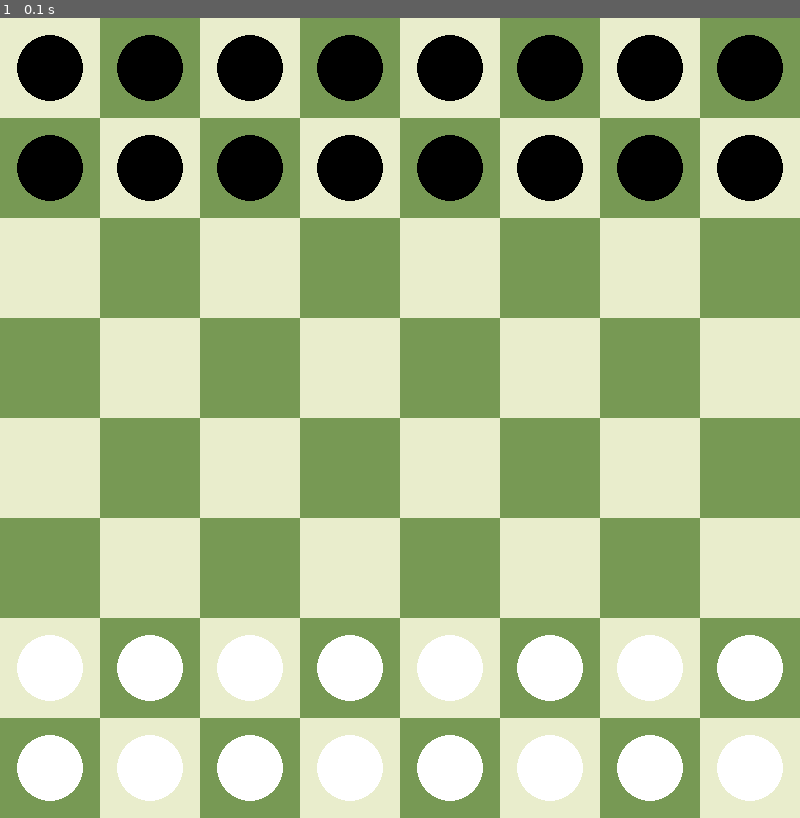
Above: before the commit, frame 1.
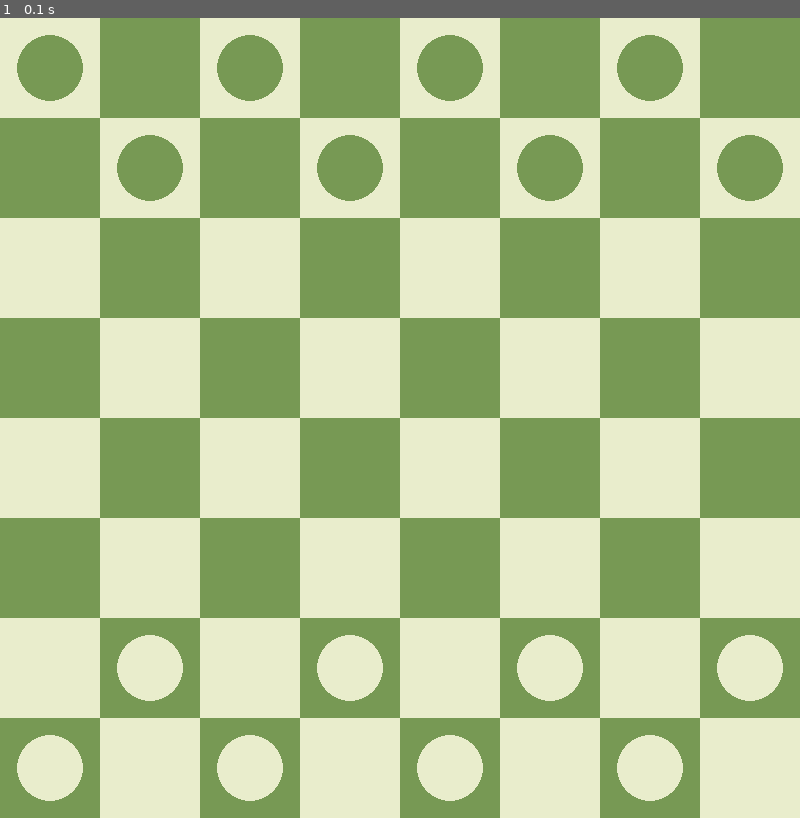
Above: after the commit, the same moment.

Repository: caleb-james-smith/PyGameChess
Game: pygame game, started from play.py
The game is run twice, just before and just after one commit, with the same random seed, the same clock (stepped at 60 frames per second) and the same inputs.
Inputs:
- Up to frame 1 (0.1 s): no input

The runs differ from the first frame. In frame 1, 17% of the frame differs, in the area x 2-98%, y 2-98%.

Commit message:
fixme: need to fix piece colors

Diff:
--- a/play.py
+++ b/play.py
@@ -74,10 +74,11 @@
     #BOARD_DARK_COLOR  = PURE_BLACK
     BOARD_LIGHT_COLOR = (233, 237, 204)
     BOARD_DARK_COLOR  = (119, 153, 84)
-    PIECE_LIGHT_COLOR = PURE_WHITE
-    PIECE_DARK_COLOR  = PURE_BLACK
-    #PIECE_LIGHT_COLOR = (233, 237, 204)
-    #PIECE_DARK_COLOR  = (119, 153, 84)
+    # FIXME: pick nice piece colors
+    #PIECE_LIGHT_COLOR = PURE_WHITE
+    #PIECE_DARK_COLOR  = PURE_BLACK
+    PIECE_LIGHT_COLOR = (233, 237, 204)
+    PIECE_DARK_COLOR  = (119, 153, 84)
 
     # Set up the drawing window (screen)
     SCREEN_WIDTH        = 800
